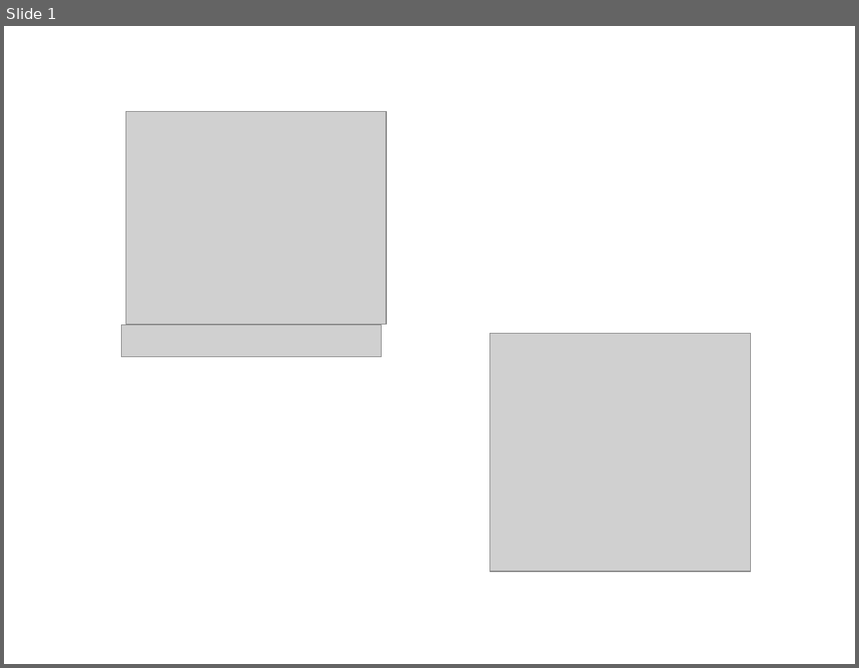
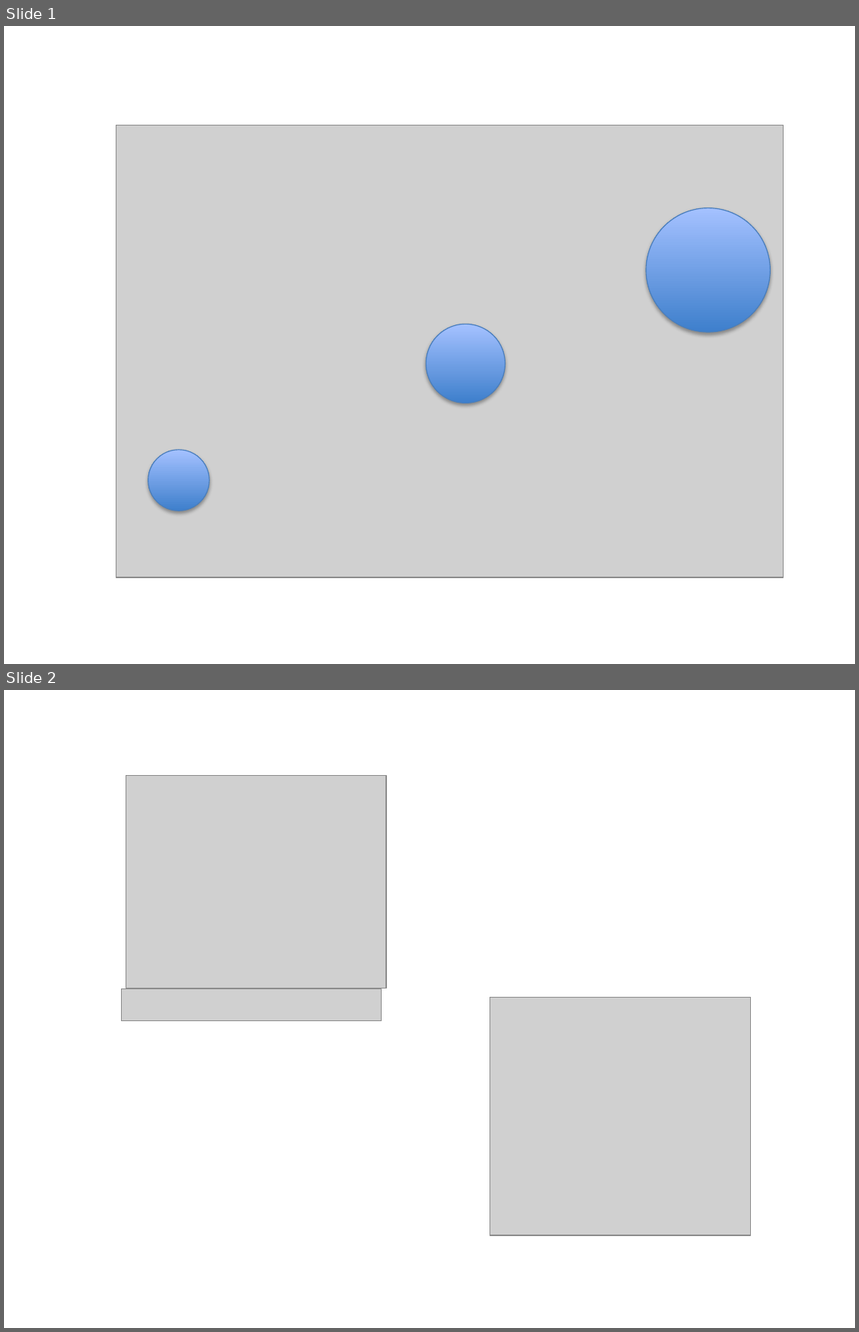
Before and after one commit to sckott/talks, a slide deck: ucalgarytalk/assets/Presentation2.pptx. Shown one above the other, each under a label of ours: slide 1 before the commit, slides 1 and 2 after it. The pictures are 859x668 and 859x1332 pixels, drawn with LibreOffice and Linux fonts; fonts in the diff are those of the drawing; grey boxes stand for pictures. Boxes give left, top, right and bottom in pixels: in the first picture for what was removed or moved away, otherwise in the second. Text is boxed around its words. In the diff, an @@ line names an element or a change of style, - is before the commit and + after.

Commit message:
edited talk

```diff
--- a/ucalgarytalk/assets/Presentation2.pptx
+++ b/ucalgarytalk/assets/Presentation2.pptx
@@ slide 1 added at (x1=4, y1=26, x2=855, y2=664), background #FFFFFF @@
@@ picture added at (x1=116, y1=125, x2=783, y2=578) @@
@@ ellipse added at (x1=645, y1=208, x2=770, y2=332), fill gradient #3F80CE to #A4C4FF, outline #4B7EBC 0.75 pt @@
@@ ellipse added at (x1=427, y1=324, x2=506, y2=403), fill gradient #3F80CE to #A4C4FF, outline #4B7EBC 0.75 pt @@
@@ ellipse added at (x1=148, y1=450, x2=209, y2=511), fill gradient #3F80CE to #A4C4FF, outline #4B7EBC 0.75 pt @@
@@ what was slide 1 is now slide 2 @@
```
Also in this commit, not shown: 3 other slides added, 8 other files.
